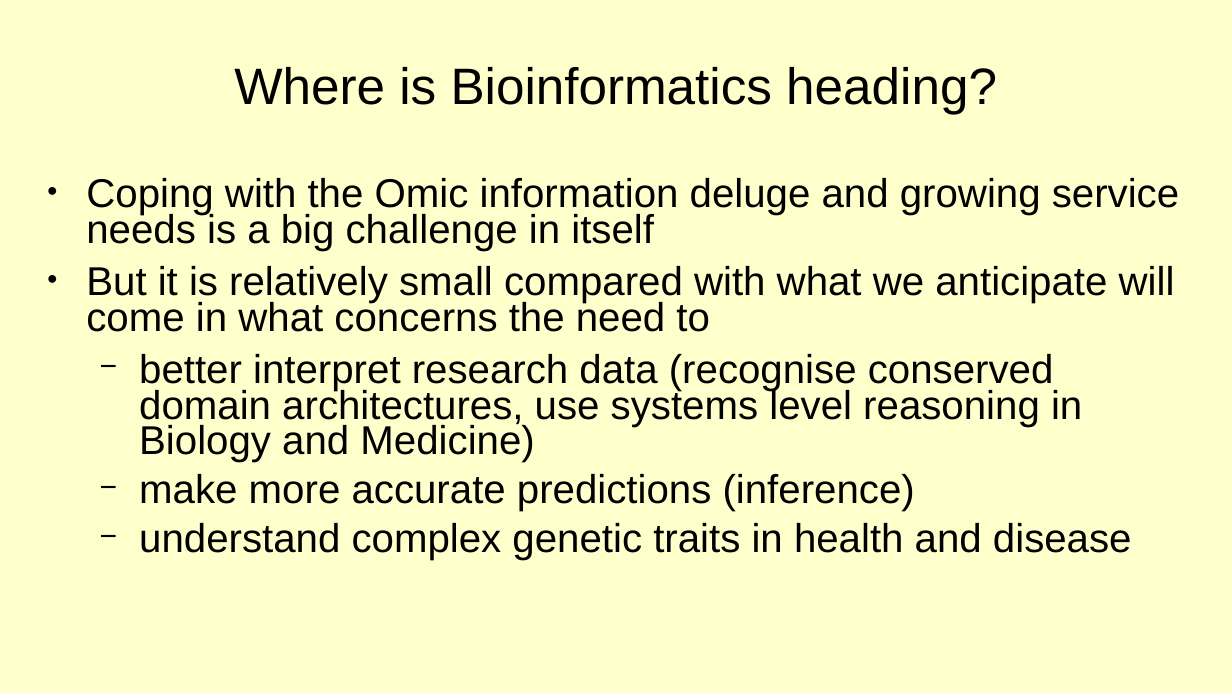
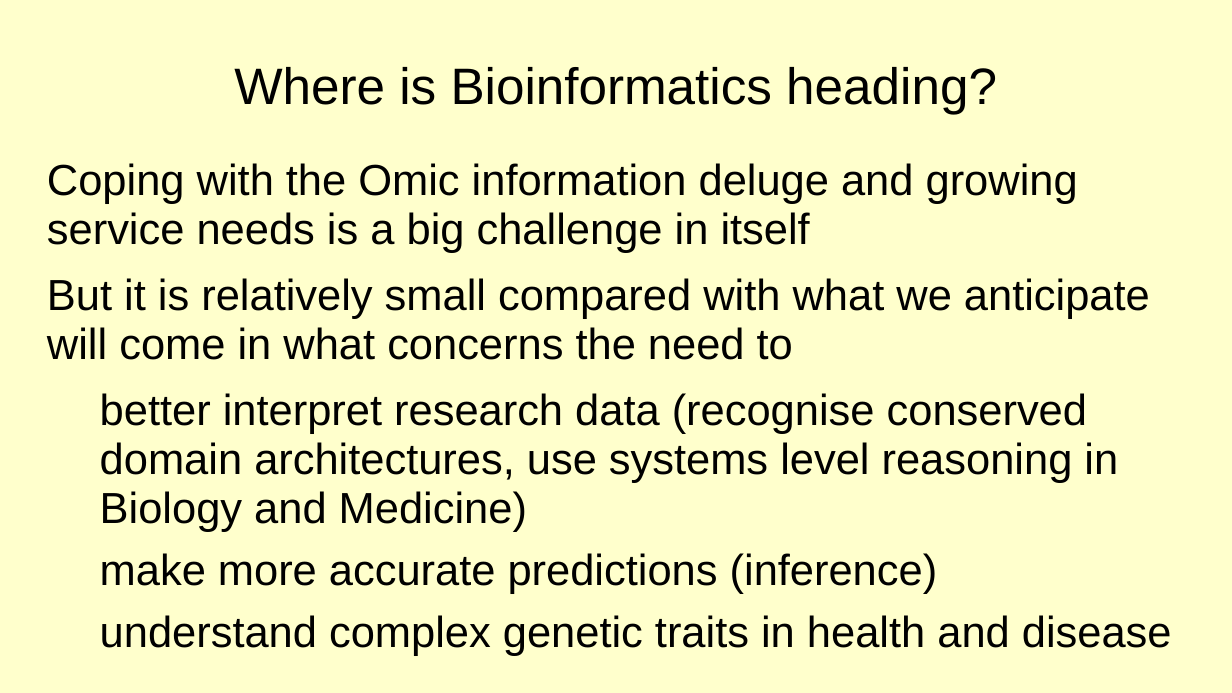
Before and after one commit to BioinformaticsTraining/Introduction-to-Bioinformatics, a slide deck: slide 6 of Presentations/02-Impact of Bioinformatics/02-Impacts_of_Bioinformatics.ppt. Drawn at 1232x693 pixels with LibreOffice and Linux fonts; fonts in the diff are those of the drawing. Boxes give left, top, right and bottom in pixels: in the first picture for what was removed or moved away, otherwise in the second. Text is boxed around its words. In the diff, an @@ line names an element or a change of style, - is before the commit and + after.

```diff
--- a/Presentations/02-Impact of Bioinformatics/02-Impacts_of_Bioinformatics.ppt
+++ b/Presentations/02-Impact of Bioinformatics/02-Impacts_of_Bioinformatics.ppt
@@ text "Coping with the Omic information ...": place and size @@
-text "Coping with the Omic information ..." at <box>86,178,1179,560</box>
+text "Coping with the Omic information ..." at <box>47,163,1172,656</box>
@@ text "Coping with the Omic information ..." at <box>47,163,1172,656</box>: size 25.9 to 28 pt; bullet ● to none; line spacing 0.74 to 0.94; bullet − to none @@
```
Also in this commit, not shown: 1 other slide changed, 13 other files.
